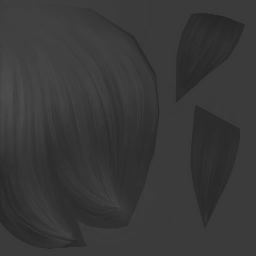
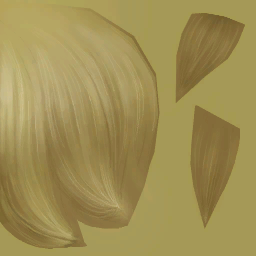
Layers edited between the first and the second 256×256 image:
renamed "Layer copy #1" to "03", hid it over (0, 0, 256, 256)
renamed "FitToonLink_Hair.png" to "base", hid it over (0, 0, 256, 256)
added layer "00" over (0, 0, 256, 256)
